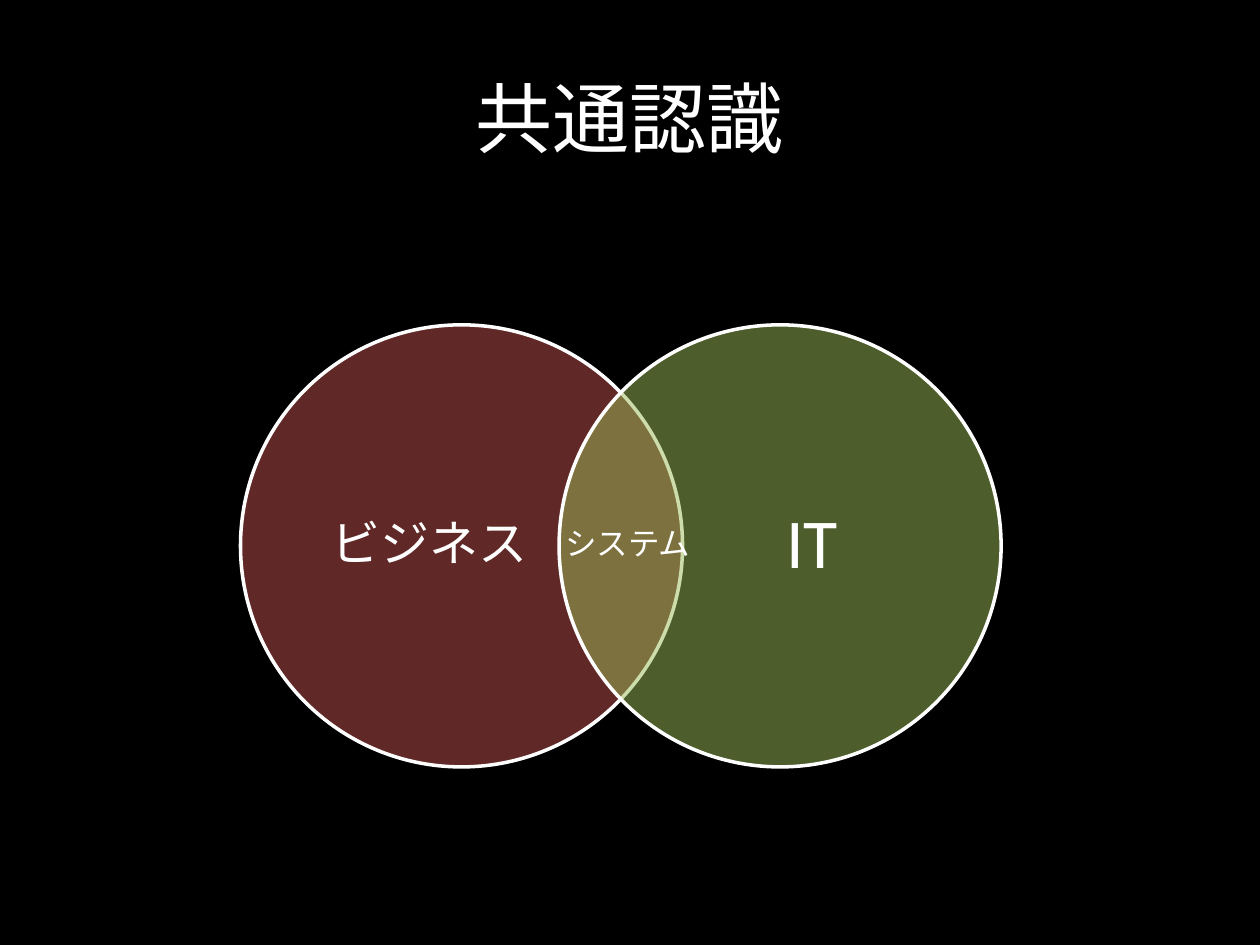
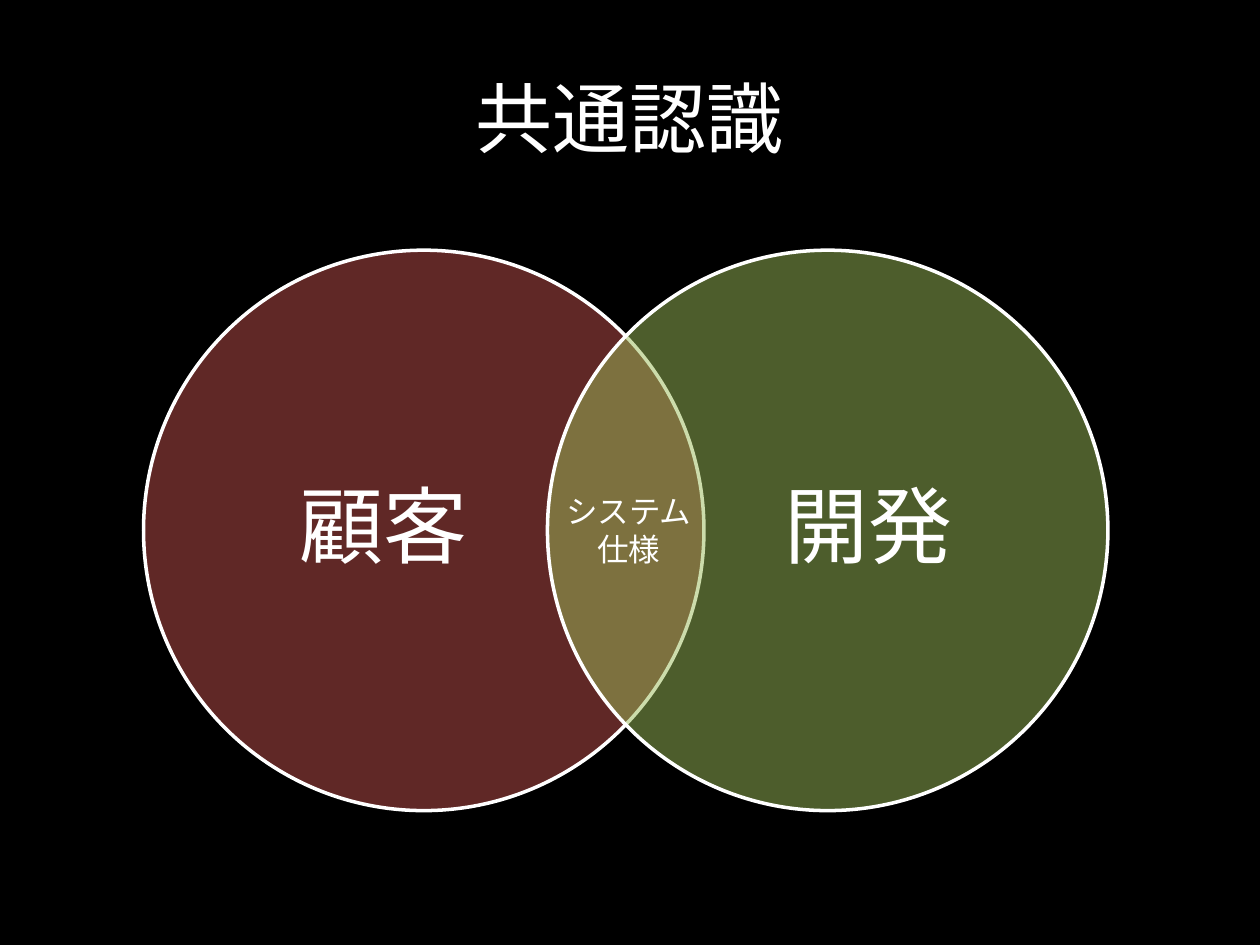
Before and after one commit to citrus1981/document, a slide deck: slide 14 of agile.pptx (slide 17 before the commit). Drawn at 1260x945 pixels with LibreOffice and Linux fonts; fonts in the diff are those of the drawing. Boxes give left, top, right and bottom in pixels: in the first picture for what was removed or moved away, otherwise in the second. Text is boxed around its words. In the diff, an @@ line names an element or a change of style, - is before the commit and + after.

Commit message:
change

```diff
--- a/agile.pptx
+++ b/agile.pptx
@@ ellipse resized from (x1=241, y1=325, x2=683, y2=767) to (x1=144, y1=251, x2=704, y2=811) @@
@@ ellipse resized from (x1=559, y1=325, x2=1002, y2=767) to (x1=548, y1=251, x2=1109, y2=811) @@
@@ text added at (x1=299, y1=486, x2=467, y2=564), 48 pt, text #FFFFFF @@
+顧客
@@ text "システム" moved from (x1=565, y1=523, x2=690, y2=564) to (x1=566, y1=499, x2=691, y2=564) @@
@@ text at (x1=566, y1=499, x2=691, y2=525): alignment left to centre @@
@@ text added at (x1=784, y1=487, x2=952, y2=564), 48 pt, text #FFFFFF @@
+開発
@@ text removed at (x1=332, y1=521, x2=528, y2=563) @@
-ビジネス
@@ text at (x1=597, y1=534, x2=660, y2=564): paragraph added @@
+仕様
@@ text removed at (x1=786, y1=523, x2=838, y2=568) @@
-IT
```
Also in this commit, not shown: 6 other slides changed, 4 slides added, 6 slides removed.
